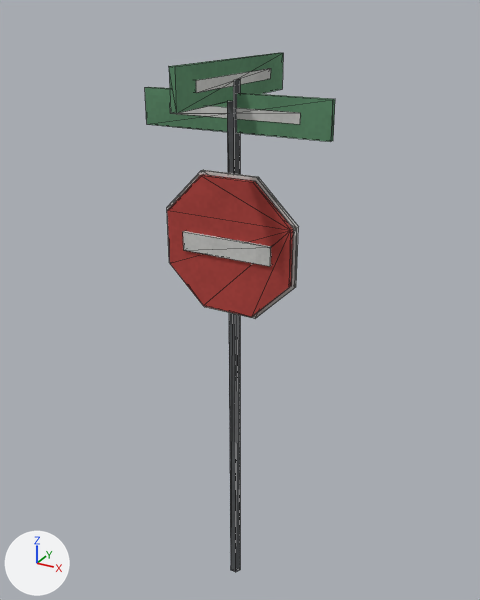
A saved change to the glTF model models/town_street_sign.glb.
One viewpoint serves both versions: a 50 mm lens placed at (1.59, -2.82, 3.3), pointed at (-0.02, 0.1, 1.84). Every picture has the same lights, and +X, +Y and +Z are marked at lower left. The older version comes first. Mesh edges are drawn as thin lines. Objects named as collision shapes, trigger or cutter boxes, shadow casters or lower levels of detail are left out. Vertices at exactly the same position are counted once.

Objects in the first picture: 'detail', 'pole-col'.
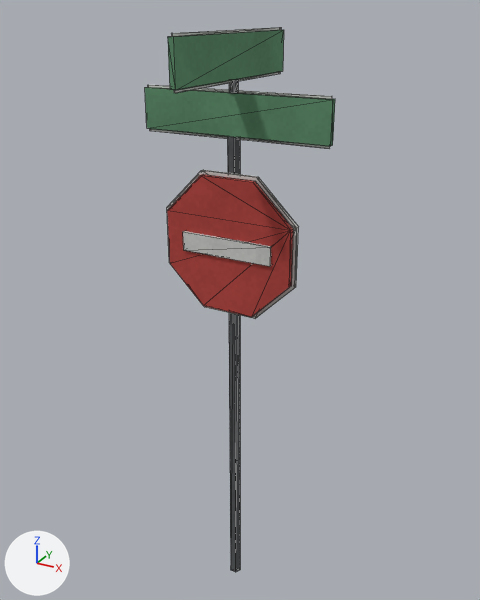
Pixel boxes [x1, y1, x2, y2] of what changed, in the pictures (480 x 600 px; the box of a moved part takes in the faces that stretch with it):
'detail', reshaped (10% taller)
    before: [145, 53, 335, 319]
    after: [145, 27, 335, 319]
part 1 of me_detail, added
    after: [229, 79, 238, 93]
part 2 of me_detail, added
    after: [150, 129, 330, 148]
part 3 of me_detail, added
    after: [148, 85, 332, 99]
part 4 of me_detail, added
    after: [174, 72, 280, 93]
part 5 of me_detail, added
    after: [171, 27, 281, 36]
part 6 of me_detail, added (green)
    after: [168, 30, 284, 90]
part 7 of me_detail, deleted
    before: [170, 106, 300, 124]
part 8 of me_detail, deleted
    before: [196, 68, 271, 93]
part 9 of me_detail, deleted (green)
    before: [169, 53, 283, 113]
part 10 of me_detail, moved or reshaped
    before: [145, 88, 335, 142]
    after: [145, 88, 335, 146]

Edits to the bpy script that builds the scene:
```text
Change me_detail:
    used by ob_detail; location = (0.0, 0.0, 0.0)
    verts and faces of me_detail; kept vertices keep their numbers, new ones are numbered from 72
    before: 56 (-0.5, -0.015, 2.76) at pixel (146, 124), 59 (-0.5, 0.015, 2.76), 60 (0.5, 0.015, 2.76) at pixel (333, 140), 63 (0.5, -0.015, 2.76) at pixel (330, 141)
    remove me_detail.from_pydata(...)  # 72 vertices, 116 faces; spans x -0.5..0.5, y -0.5..0.5, z 1.83..3.09
    add me_detail.from_pydata(...)  # 100 vertices, 160 faces; spans x -0.5..0.5, y -0.5..0.5, z 1.83..3.213
    me_detail part 1: a new loose piece, a 6-sided cylinder along z spanning x -0.025..0.025, y -0.022..0.022, z 2.94..3.0, in mat_metal (picture img_metal)
    me_detail part 2: a new loose piece, a box spanning x -0.49..0.49, y -0.0035..0.0035, z 2.7275..2.7395, in mat_white
    me_detail part 3: a new loose piece, a box spanning x -0.49..0.49, y -0.0035..0.0035, z 2.9405..2.9525, in mat_white
    me_detail part 4: a new loose piece, a box spanning x -0.0035..0.0035, y -0.49..0.49, z 2.9875..2.9995, in mat_white
    me_detail part 5: a new loose piece, a box spanning x -0.0035..0.0035, y -0.49..0.49, z 3.2005..3.2125, in mat_white
    me_detail part 6: a new loose piece, a box spanning x -0.015..0.015, y -0.5..0.5, z 3.0..3.2, in mat_town_sign
    me_detail part 7: the loose piece of 8 vertices spanning x -0.35..0.35, y -0.017..0.017, z 2.825..2.875 is deleted
    me_detail part 8: the loose piece of 8 vertices spanning x -0.017..0.017, y -0.35..0.35, z 2.975..3.025 is deleted
    me_detail part 9: the loose piece of 8 vertices spanning x -0.015..0.015, y -0.5..0.5, z 2.91..3.09 is deleted
    me_detail part 10
    add for i in [56, 59, 60, 63]: verts[i] += (0.0, 0.0, -0.02)
    add me_detail.materials.append(mat_metal)  # picture img_metal
```
